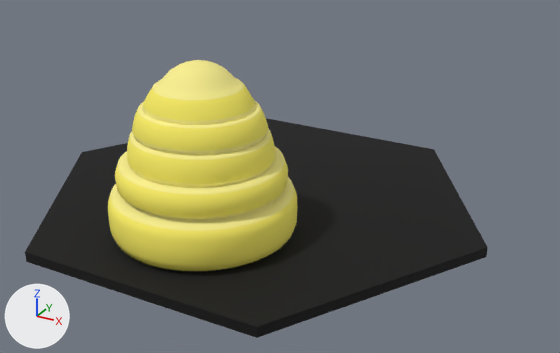
The FBX model Assets/Models/NewHive.FBX as it was, and as the next commit left it.
Before and after are seen from a camera (50 mm lens) standing at (80.1, -134.7, 70.9) and looking at (2.8, 5.8, 0.6). Every picture has the same lights, and +X, +Y and +Z are marked at lower left.

Objects in the first picture: 'NewHive'.
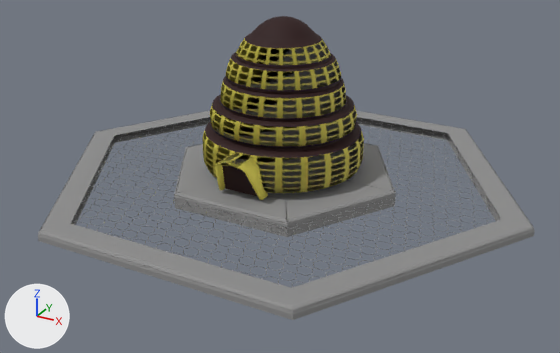
Patch to the scene script:
```diff
--- a/Assets/Models/NewHive.FBX.py
+++ b/Assets/Models/NewHive.FBX.py
@@ img_hexoutline_png @@
+img_hexoutline_png = load_image('HexOutline.png', '../Images/HexOutline.png', 256, 256, 'Non-Color')
@@ mat_material__25 @@
 n0 = _N.new('ShaderNodeBsdfPrincipled'); n0.name = 'Principled BSDF'
 n1 = _N.new('ShaderNodeOutputMaterial'); n1.name = 'Material Output'
+n2 = _N.new('ShaderNodeTexImage'); n2.name = 'Image Texture'
+n2.image = img_hexoutline_png
+n3 = _N.new('ShaderNodeNormalMap'); n3.name = 'Normal Map'
 _L.new(n0.outputs[0], n1.inputs[0])  # 'BSDF' to 'Surface'
+_L.new(n2.outputs[0], n3.inputs[1])  # 'Color' to 'Color'
+_L.new(n3.outputs[0], n0.inputs[5])  # 'Normal' to 'Normal'
@@ mat_material__26 @@
 mat_material__26 = principled_material('Material #26')
-mat_material__26.base_color = (0.957, 0.867, 0.271)  # yellow #faef8e
+mat_material__26.base_color = (0.0196, 0.0, 0.0)  # black #260000
 mat_material__26.roughness = 0.77
@@ mat_02___default @@
+mat_02___default = principled_material('02 - Default')
+mat_02___default.base_color = (0.271, 0.271, 0.271)  # grey #8e8e8e
+mat_02___default.roughness = 0.786
@@ mat_material__28 @@
+mat_material__28 = bpy.data.materials.new('Material #28')
+# uses the picture img_hexoutline_png
@@ me_newhive_ncl1_1 @@
 # used by ob_newhive; location = (0.0, -20.5, -5.5); scale = (-1.0, -1.0, -1.24)
-me_newhive_ncl1_1.from_pydata(...)  # 2453 vertices, 4836 faces; spans x -51.7..50.4, y -64.4..24.0, z -31.1..6.9
+me_newhive_ncl1_1.from_pydata(...)  # 2608 vertices, 5127 faces; spans x -58.5..57.2, y -70.3..29.9, z -32.6..-1.2
+# me_newhive_ncl1_1 part 1: the loose piece of 2433 vertices spanning x -18.5..18.5, y -18.5..18.5, z -31.1..-3.3 is moved by (-0.9, -20.3, -1.5)
+# me_newhive_ncl1_1 part 2: a new loose piece of 79 vertices spanning x -28.8..27.1, y -44.3..4.1, z -4.1..-1.2, in mat_02___default (grey #8e8e8e)
+# me_newhive_ncl1_1 part 3: a new loose piece of 28 vertices spanning x -6.2..4.4, y -43.8..-36.7, z -12.0..-4.7, in mat_material__25
+# me_newhive_ncl1_1 part 4
+# 9 vertices are removed from x -51.7..50.4, y -39.4..-1.0, z -3.2..6.9
+# 34 faces are deleted
+# 51 vertices are added at x -58.5..57.2, y -70.3..29.9, z -11.6..-2.4
+# 6 new vertices lie (0.0, 0.0, 0.9) away from vertices in x -58.5..57.2, y -70.3..29.9, z -2.4
+# 18 new faces join them, mat_material__28
+# 92 new faces join them, mat_02___default (grey #8e8e8e)
+# 7 new faces join them, mat_material__26 (black #260000)
+# me_newhive_ncl1_1 part 5: 2 faces spanning x -26.2..24.9, y -64.4..24.0, z -3.2 switch from mat_material__27 (black #000000) to mat_material__28
 me_newhive_ncl1_1.materials.append(mat_material__25)
 me_newhive_ncl1_1.materials.append(mat_material__26)
+me_newhive_ncl1_1.materials.append(mat_02___default)  # grey #8e8e8e
@@ ob_newhive @@
 ob_newhive = bpy.data.objects.new('NewHive', me_newhive_ncl1_1)
-ob_newhive.location = (0.0, -20.5, -5.5)
+ob_newhive.location = (0.7, 33.0, -5.5)
+ob_newhive.rotation_euler = (0.0, 0.0, -3.142)  # degrees (0, 0, -180)
 ob_newhive.scale = (-1.0, -1.0, -1.24)
```

Pixel boxes [x1, y1, x2, y2] of what changed, in the pictures (560 x 353 px; the box of a moved part takes in the faces that stretch with it):
'NewHive', surface changed, recoloured, reshaped, moved, turned (black to grey)
    before: [25, 60, 488, 338]
    after: [38, 16, 535, 320]
part 1 of me_newhive_ncl1_1, moved or reshaped
    before: [108, 60, 297, 271]
    after: [203, 16, 364, 193]
part 2 of me_newhive_ncl1_1, added
    after: [174, 143, 396, 237]
part 3 of me_newhive_ncl1_1, added (yellow)
    after: [214, 153, 268, 200]
part 4 of me_newhive_ncl1_1, built on
    before: [25, 143, 488, 338]
    after: [38, 110, 535, 320]
part 5 of me_newhive_ncl1_1, recoloured
    before: [26, 118, 433, 327]
    after: [75, 118, 442, 284]
